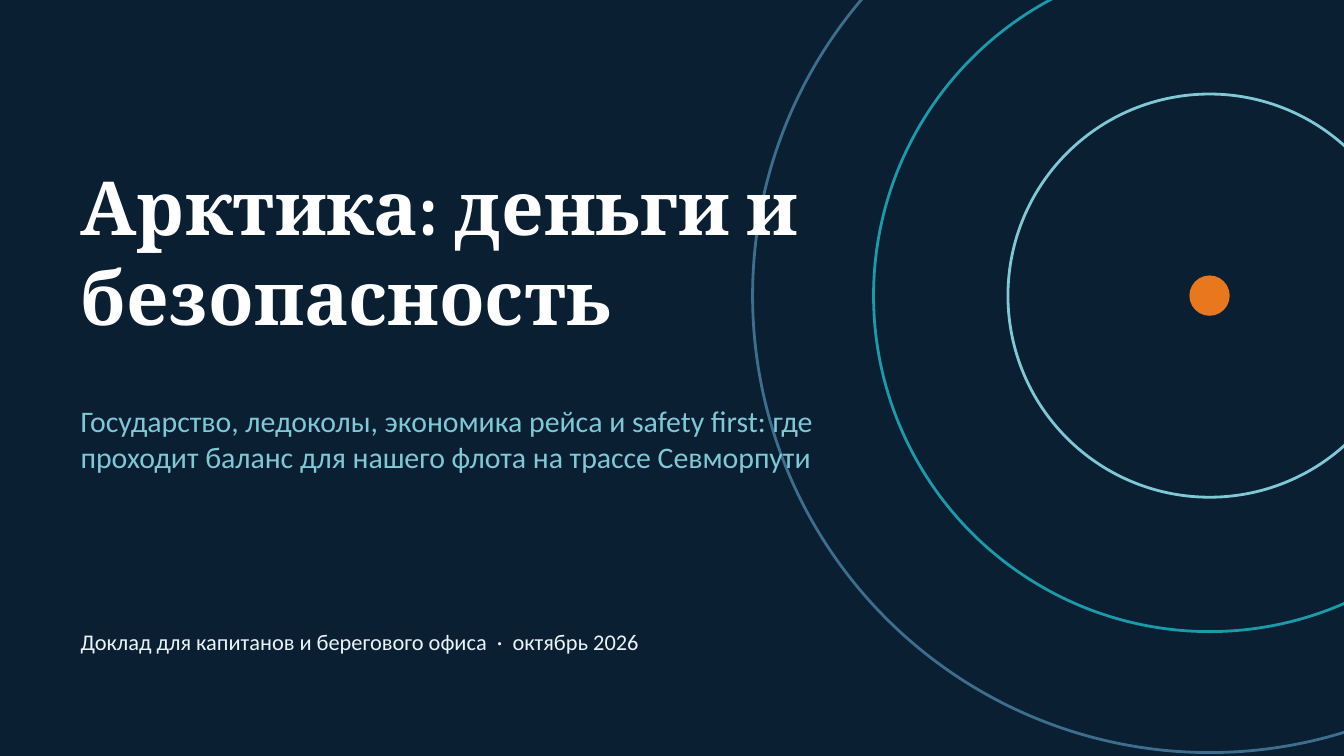
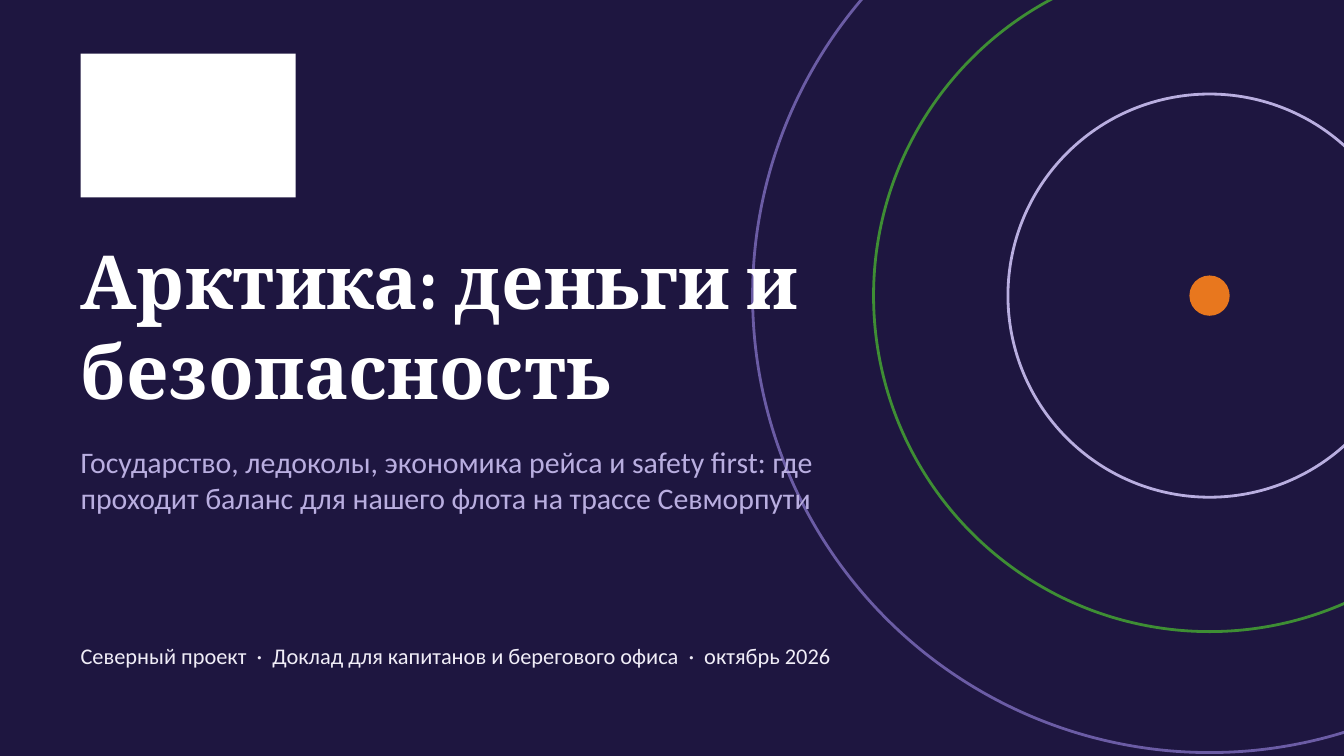
Before and after one commit to Mike-Pits/Arctic_presentation_2026_10_20, a slide deck: slide 1 of Arktika_dengi_i_bezopasnost.pptx. Drawn at 1344x756 pixels with LibreOffice and Linux fonts; fonts in the diff are those of the drawing; background and template pictures are left out. Boxes give left, top, right and bottom in pixels: in the first picture for what was removed or moved away, otherwise in the second. Text is boxed around its words. In the diff, an @@ line names an element or a change of style, - is before the commit and + after.

```diff
--- a/Arktika_dengi_i_bezopasnost.pptx
+++ b/Arktika_dengi_i_bezopasnost.pptx
@@ background #0B1F33 to #1E1640 @@
@@ ellipse at bbox=[753, 0, 1344, 753]: outline #3E6E8E 1.5 pt to #6B5CA5 1.5 pt @@
@@ ellipse at bbox=[874, 0, 1344, 632]: outline #1B9AAA 1.5 pt to #3E8E34 1.5 pt @@
@@ rectangle added at bbox=[81, 54, 296, 198], fill #FFFFFF @@
@@ ellipse at bbox=[1008, 94, 1344, 497]: outline #7FC8D6 1.5 pt to #B9AEE0 1.5 pt @@
@@ title "Арктика: деньги и безопасность": place and size @@
-title "Арктика: деньги и безопасность" at bbox=[81, 166, 798, 326]
+title "Арктика: деньги и безопасность" at bbox=[81, 240, 798, 400]
@@ text "Государство, ледоколы, экономика рейса и ...": place and size @@
-text "Государство, ледоколы, экономика рейса и ..." at bbox=[81, 408, 813, 475]
+text "Государство, ледоколы, экономика рейса и ..." at bbox=[81, 448, 813, 516]
@@ text "Государство, ледоколы, экономика рейса и ..." at bbox=[81, 448, 813, 516]: text colour #7FC8D6 to #B9AEE0 @@
@@ text at bbox=[81, 649, 830, 668]: text changed; text colour #EAF3F7 to #F0EDF7 @@
-Доклад для капитанов и берегового офиса · октябрь 2026
+Северный проект · Доклад для капитанов и берегового офиса · октябрь 2026
```
Also in this commit, not shown: 11 other slides changed, 1 slide added, 1 slide removed, 6 other files.
